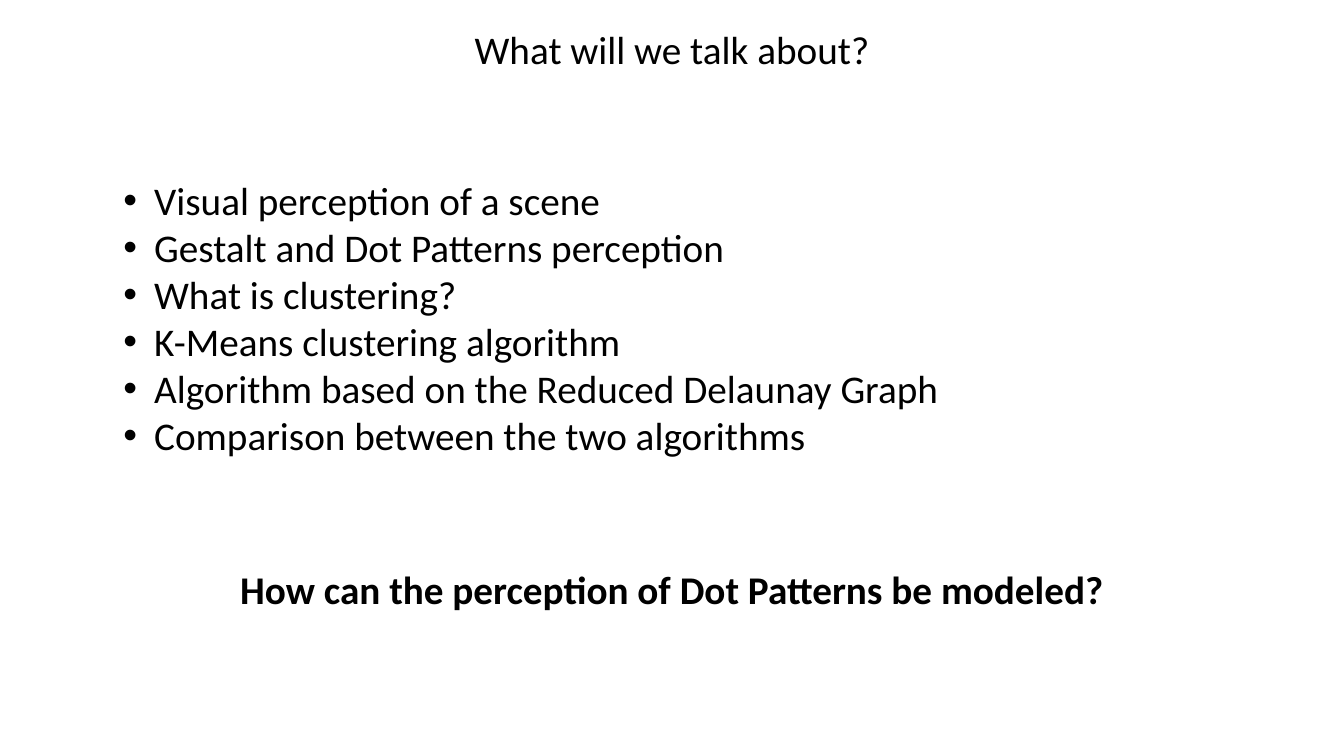
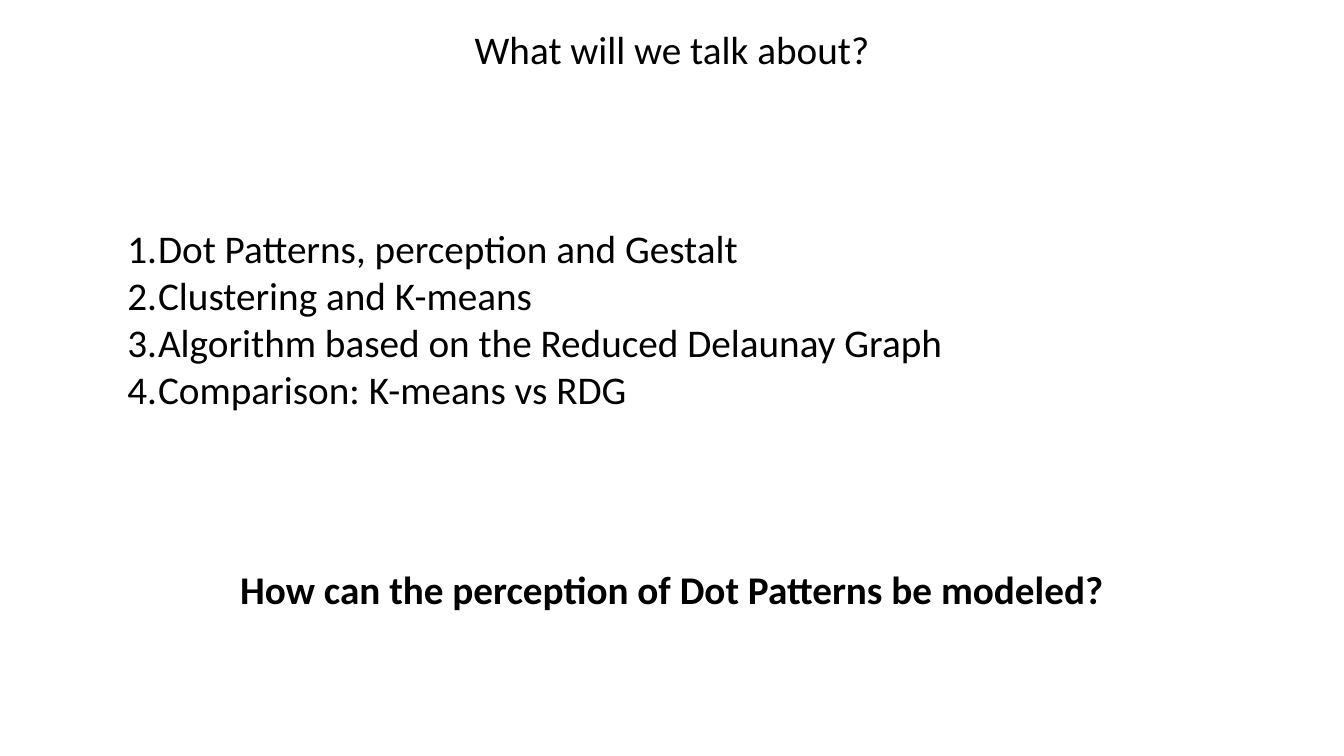
Before and after one commit to Teolul/Dot_Patterns_Perceptual_Grouping_RDG_vs_K-means, a slide deck: slide 2 of presentationENG.pptx. Drawn at 1344x756 pixels with LibreOffice and Linux fonts; fonts in the diff are those of the drawing; background and template pictures are left out. Boxes give left, top, right and bottom in pixels: in the first picture for what was removed or moved away, otherwise in the second. Text is boxed around its words. In the diff, an @@ line names an element or a change of style, - is before the commit and + after.

Commit message:
Updated presentations

```diff
--- a/presentationENG.pptx
+++ b/presentationENG.pptx
@@ text "Dot Patterns, perception and Gestalt": place and size @@
-text "Dot Patterns, perception and Gestalt" at [154, 187, 939, 457]
+text "Dot Patterns, perception and Gestalt" at [127, 235, 942, 411]
@@ text at [127, 235, 738, 317]: text changed @@
-• Visual perception of a scene
-• Gestalt and Dot Patterns perception
-• What is clustering?
-• K-Means clustering algorithm
+1. Dot Patterns, perception and Gestalt
+2. Clustering and K-means
@@ text at [127, 329, 942, 364]: bullet • to 1. @@
@@ text at [127, 377, 626, 411]: text changed @@
-• Comparison between the two algorithms
+4. Comparison: K-means vs RDG
```
Also in this commit, not shown: 5 other slides changed, 5 slides added, 3 other files.
